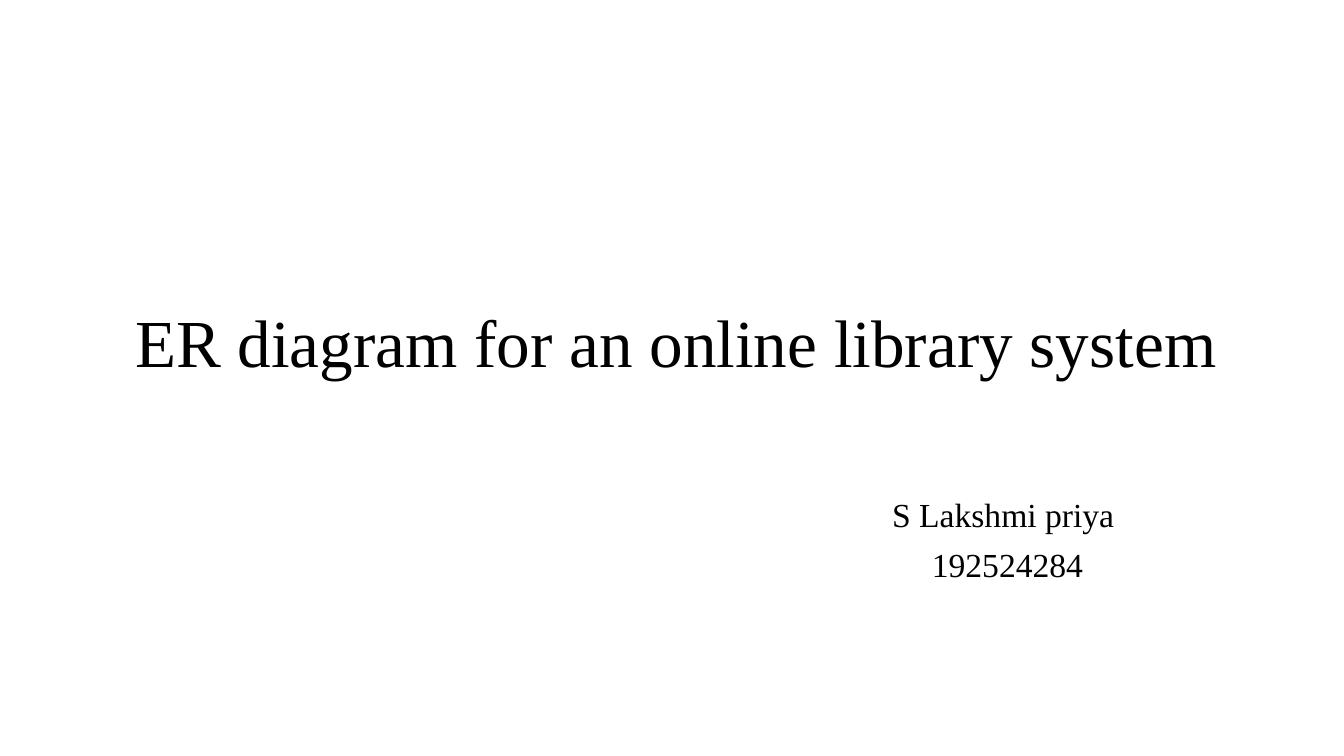
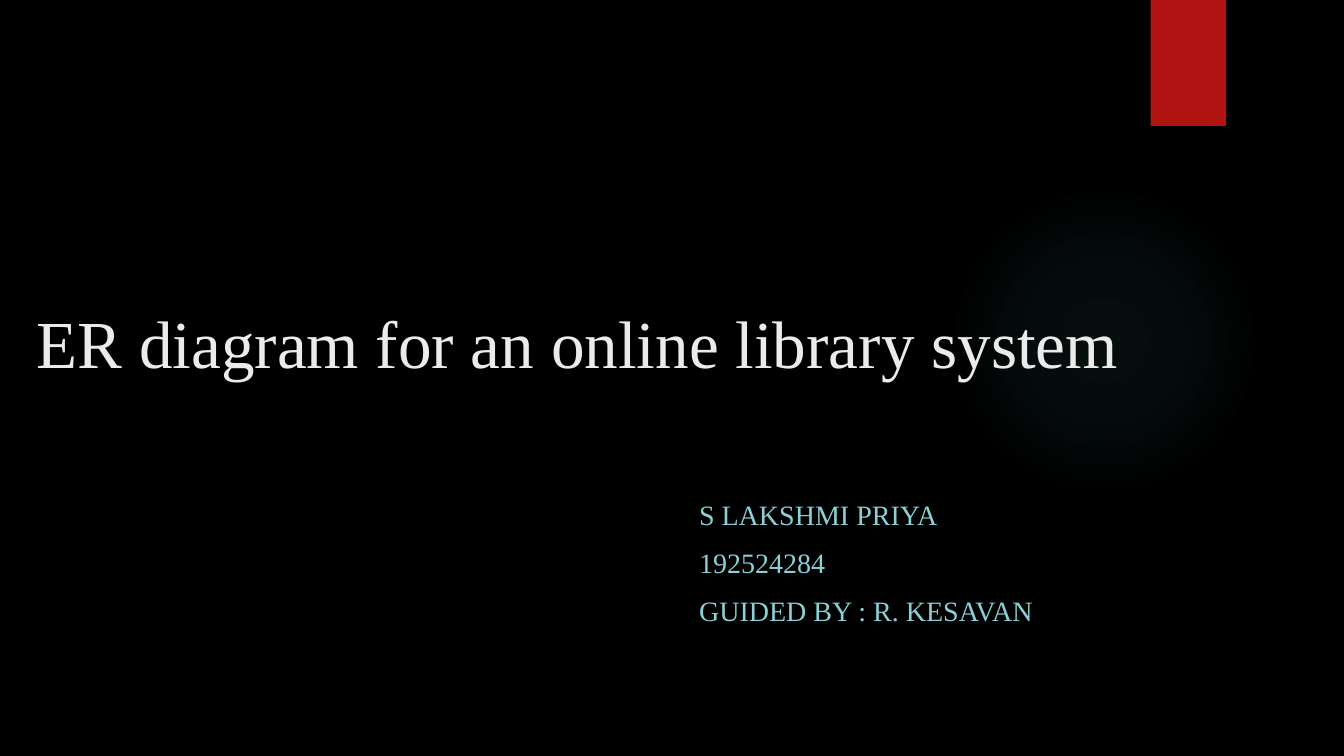
Before and after one commit to priyasiddapu-create/csa-0504-dbms, a slide deck: slide 1 of dbms ppt.pptx. Drawn at 1344x756 pixels with LibreOffice and Linux fonts; fonts in the diff are those of the drawing; background and template pictures are left out. Boxes give left, top, right and bottom in pixels: in the first picture for what was removed or moved away, otherwise in the second. Text is boxed around its words. In the diff, an @@ line names an element or a change of style, - is before the commit and + after.

```diff
--- a/dbms ppt.pptx
+++ b/dbms ppt.pptx
@@ background #FFFFFF to picture (left out) @@
@@ rectangle added at (x1=1150, y1=0, x2=1226, y2=126), fill #B01513 @@
@@ title "ER diagram for an online ..." at (x1=37, y1=320, x2=1117, y2=381): text colour #000000 to #EBEBEB; alignment centre to left; line spacing 0.9 to 1 @@
@@ ellipse added at (x1=949, y1=185, x2=1259, y2=495), fill gradient #50B9C1 @@
@@ subtitle at (x1=699, y1=506, x2=937, y2=526): text changed; size 24 to 20 pt; text colour #000000 to #8AD0D6 @@
-S Lakshmi priya
+S LAKSHMI PRIYA
@@ subtitle at (x1=699, y1=554, x2=825, y2=574): size 24 to 20 pt, text colour #000000 to #8AD0D6 in "192524284"; alignment centre to left; line spacing 0.9 to 1 @@
@@ subtitle at (x1=699, y1=602, x2=1033, y2=622): paragraph added @@
+GUIDED BY : R. KESAVAN
```
Also in this commit, not shown: 19 other slides changed, 1 slide added.
